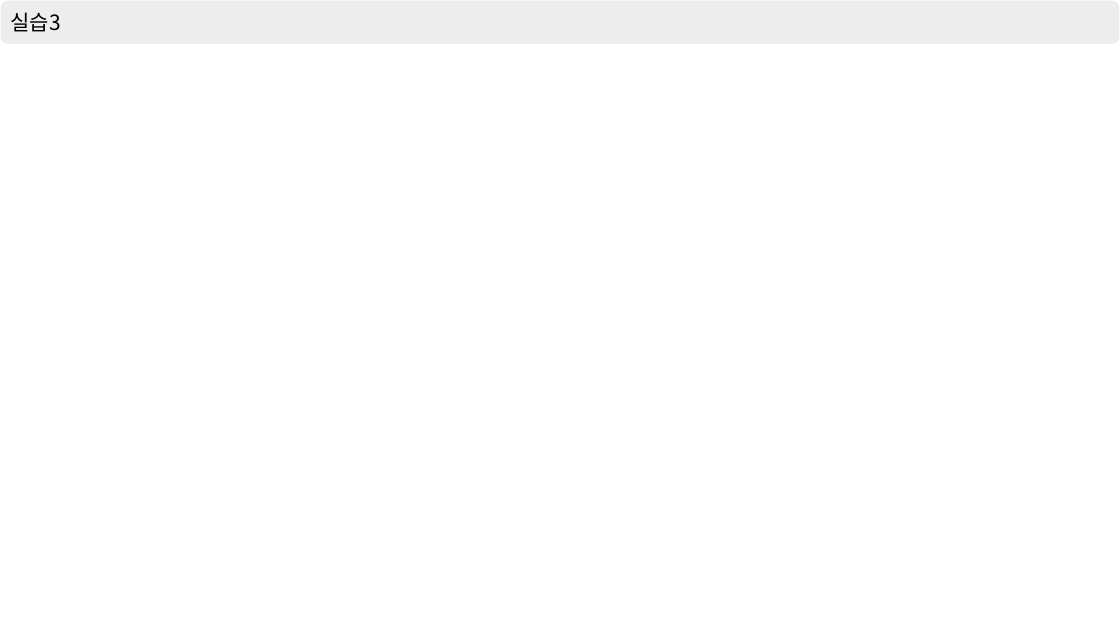
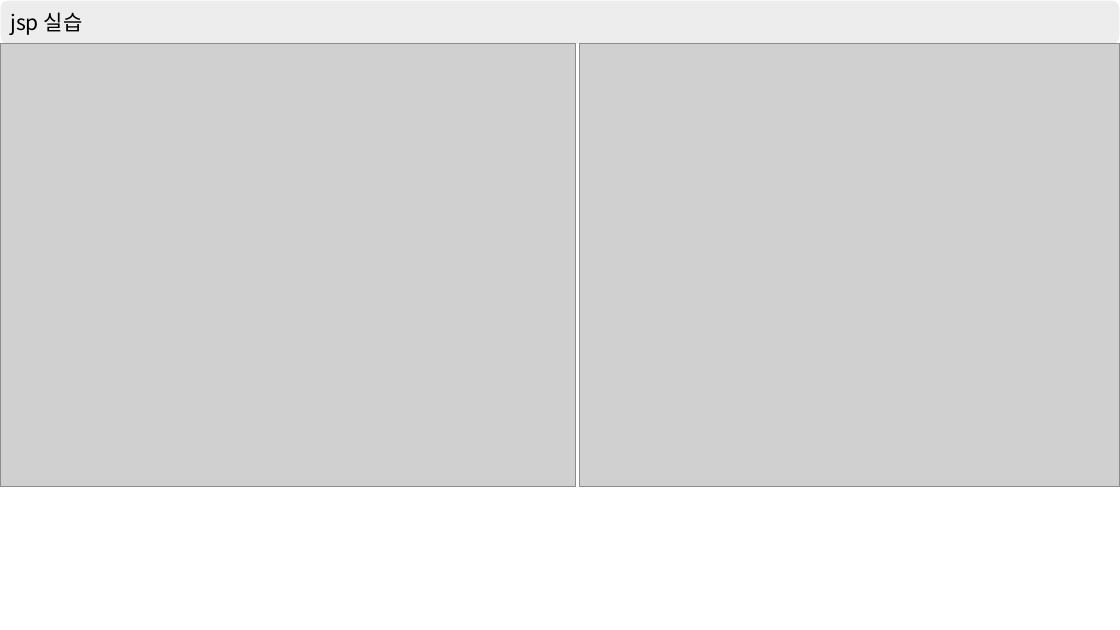
Before and after one commit to shchoichoko/web, a slide deck: slide 9 of bootstrap/강의 정리.pptx. Drawn at 1120x630 pixels with LibreOffice and Linux fonts; fonts in the diff are those of the drawing; grey boxes stand for pictures; background and template pictures are left out. Boxes give left, top, right and bottom in pixels: in the first picture for what was removed or moved away, otherwise in the second. Text is boxed around its words. In the diff, an @@ line names an element or a change of style, - is before the commit and + after.

```diff
--- a/bootstrap/강의 정리.pptx
+++ b/bootstrap/강의 정리.pptx
@@ text in rounded rectangle at bbox=[10, 12, 83, 35]: text changed @@
-실습3
+jsp 실습
@@ picture added at bbox=[0, 44, 576, 486] @@
@@ picture added at bbox=[580, 44, 1120, 486] @@
```
Also in this commit, not shown: 1 other slide changed, 3 slides added, 4 slides removed.
